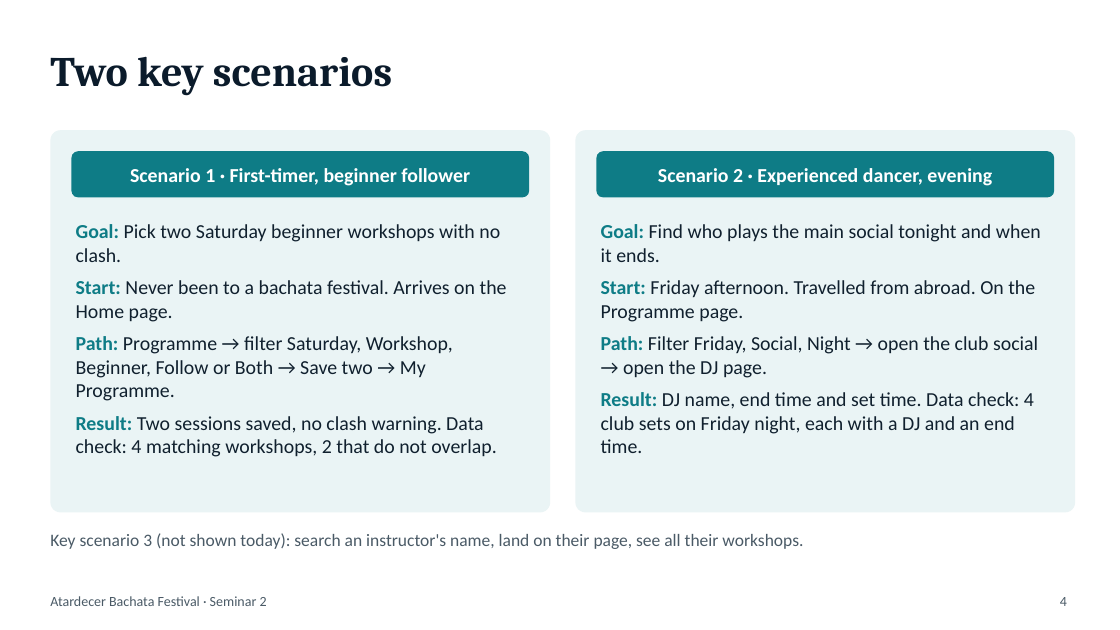
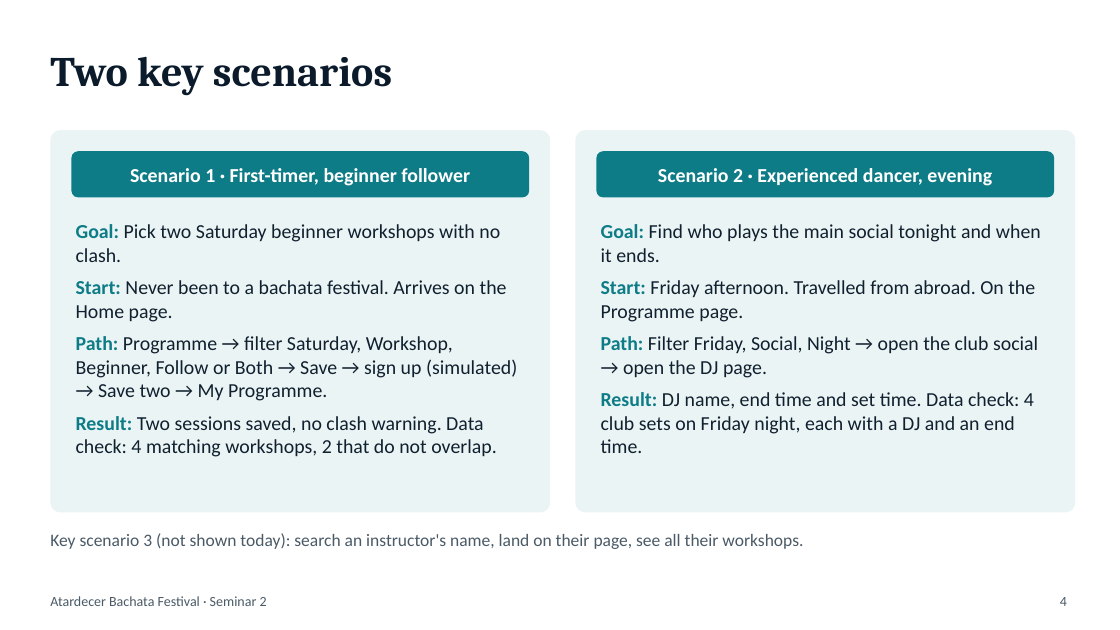
Before and after one commit to faiazyen/web-design-project, a slide deck: slide 4 of Seminar 2 Submission/presentation.pptx. Drawn at 1120x630 pixels with LibreOffice and Linux fonts; fonts in the diff are those of the drawing. Boxes give left, top, right and bottom in pixels: in the first picture for what was removed or moved away, otherwise in the second. Text is boxed around its words. In the diff, an @@ line names an element or a change of style, - is before the commit and + after.

```diff
--- a/Seminar 2 Submission/presentation.pptx
+++ b/Seminar 2 Submission/presentation.pptx
@@ text at [76, 336, 517, 401]: text changed @@
-Path: Programme → filter Saturday, Workshop, Beginner, Follow or Both → Save two → My Programme.
+Path: Programme → filter Saturday, Workshop, Beginner, Follow or Both → Save → sign up (simulated) → Save two → My Programme.
```
Also in this commit, not shown: 1 other slide changed, 8 other files.
